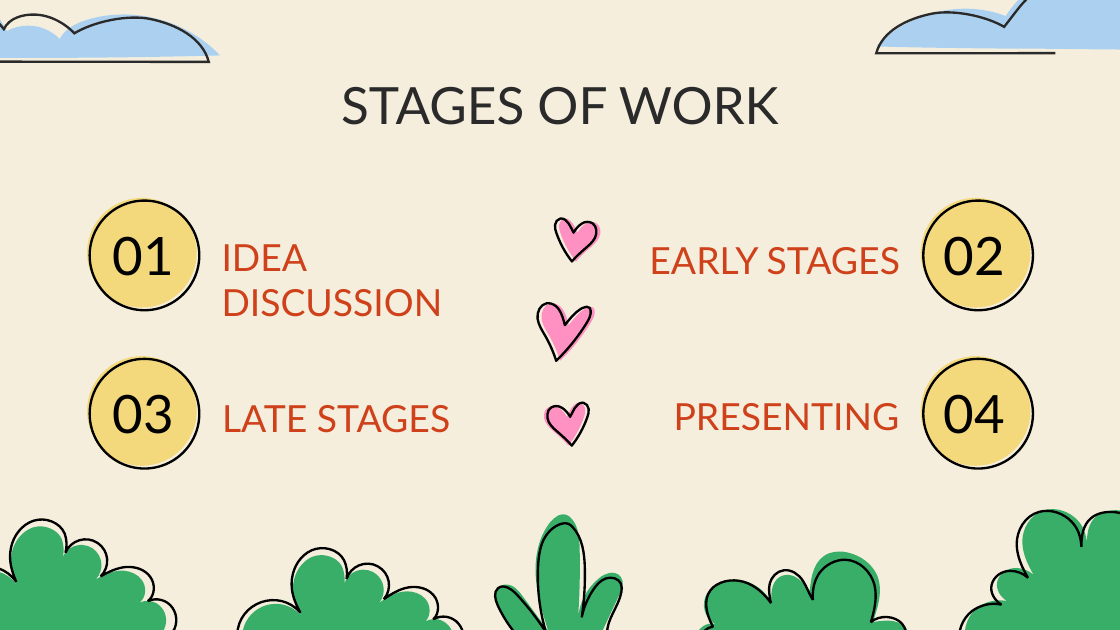
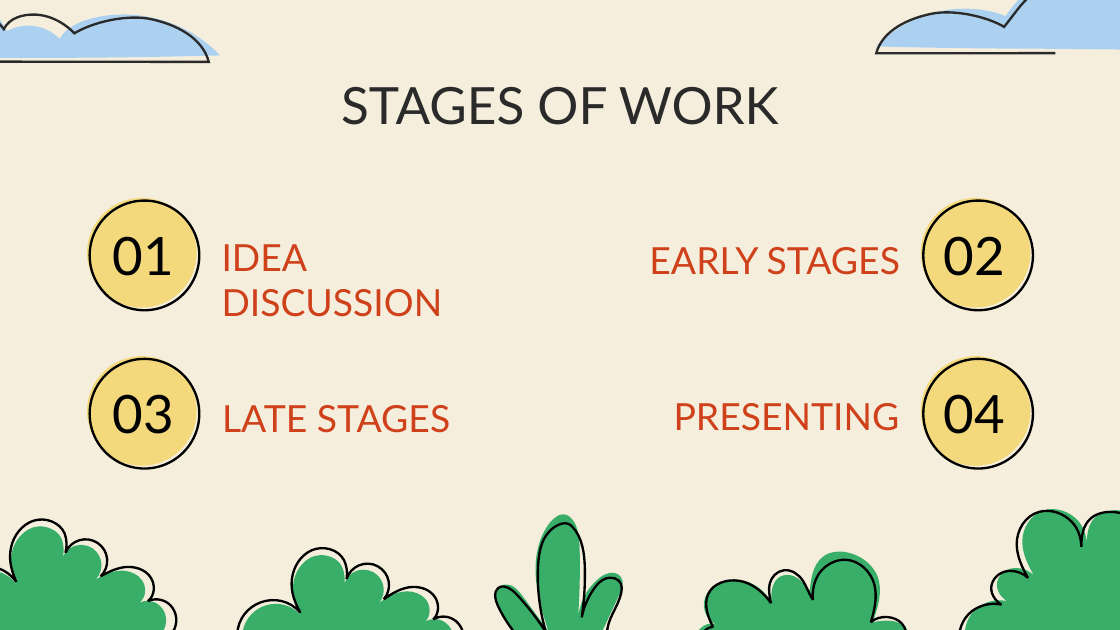
Before and after one commit to codingburgas/2223-educational-traveling-crazycow, a slide deck: slide 4 of Documentation/Presentation - CrazyCow.pptx. Drawn at 1120x630 pixels with LibreOffice and Linux fonts; fonts in the diff are those of the drawing. Boxes give left, top, right and bottom in pixels: in the first picture for what was removed or moved away, otherwise in the second. Text is boxed around its words. In the diff, an @@ line names an element or a change of style, - is before the commit and + after.

```diff
--- a/Documentation/Presentation - CrazyCow.pptx
+++ b/Documentation/Presentation - CrazyCow.pptx
@@ freeform shape removed at (554, 218, 597, 261) @@
@@ freeform shape removed at (559, 218, 601, 261) @@
@@ freeform shape removed at (536, 304, 591, 361) @@
@@ freeform shape removed at (541, 304, 596, 361) @@
@@ freeform shape removed at (543, 403, 586, 446) @@
@@ freeform shape removed at (547, 403, 589, 446) @@
```
Also in this commit, not shown: 4 other slides changed, 1 other file.
